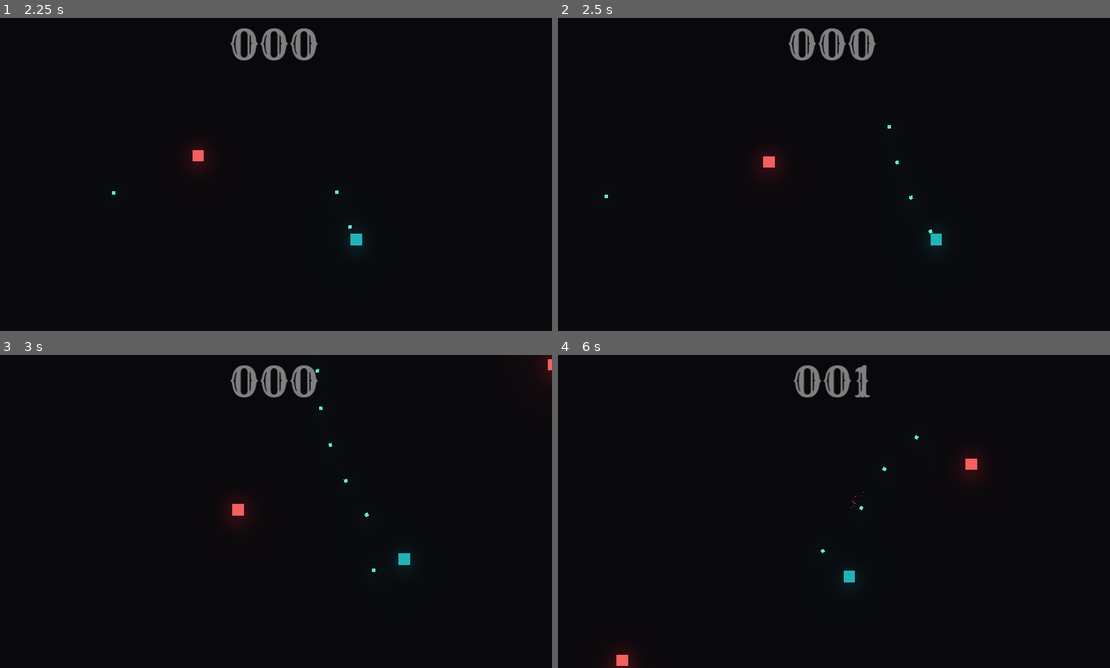
Above: before the commit, frames 1-4 (two rows, left to right).
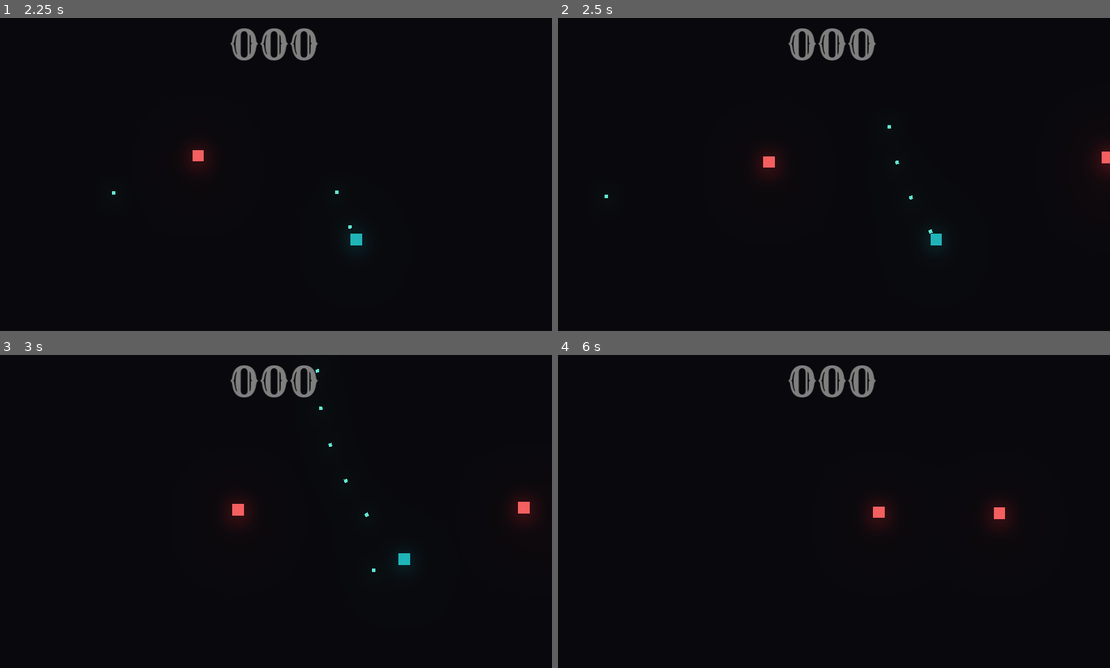
Above: after the commit, the same moments.

Repository: vecno-io/metafab-space-whales
Game: Godot game, scene res://MainScene.tscn
Same seed, same stepped clock (60 frames per second), same inputs: the game is played once before the commit and once after it.
Inputs (mouse positions are in pixels of both pictures, inside the frame that each line leads up to):
- Up to frame 1 (2.25 s): tap Enter at 0.5 s; move the mouse to (397, 158) at 0.52 s; press the mouse at (397, 158) at 0.53 s; hold D (move_right) 0.53-1.28 s; move the mouse to (160, 190) at 1.27 s; release the mouse at (160, 190) at 1.28 s; hold S (move_down) 1.28-2.03 s; click (160, 190) at 1.35 s; move the mouse to (331, 105) at 2.02 s; press the mouse at (331, 105) at 2.03 s; hold D (move_right) from 2.03 s (still down)
- Up to frame 2 (2.5 s): keep holding D (move_right)
- Up to frame 3 (3 s): move the mouse to (248, 574) at 2.77 s; release D (move_right) at 2.78 s; release the mouse at (248, 574) at 2.78 s; hold W (move_up) from 2.78 s (still down); click (248, 574) at 2.85 s
- Up to frame 4 (6 s): move the mouse to (999, 558) at 3.52 s; release W (move_up) at 3.53 s; press the mouse at (999, 558) at 3.53 s; hold A (move_left) 3.53-5.03 s; move the mouse to (662, 464) at 4.27 s; release the mouse at (662, 464) at 4.28 s; click (662, 464) at 4.35 s; move the mouse to (861, 511) at 5.02 s; press the mouse at (861, 511) at 5.03 s; hold S (move_down) 5.03-5.78 s; move the mouse to (751, 433) at 5.77 s; release the mouse at (751, 433) at 5.78 s; hold D (move_right) from 5.78 s (still down); click (751, 433) at 5.85 s

Frame 1 is identical in both runs. In frame 2, 0.2% of the frame differs, in the area x 97-100%, y 40-51%; in frame 3, 0.4%; in frame 4, 2.1%, in the area x 9-82%, y 3-100%.

Commit message:
init game-over state

Diff:
--- a/client/autoload/Global.gd
+++ b/client/autoload/Global.gd
@@ -1,9 +1,12 @@
 extends Node
 
+signal game_paused
+signal game_unpaused
 
 signal updated_points
 
 var points = 0 setget _no_set
+var paused = true setget _no_set
 
 var sector_node = null
 var local_player = null
@@ -11,6 +14,16 @@
 
 func _no_set(_value):
 	pass
+
+
+func pause_game():
+	paused = true
+	emit_signal("game_paused")
+
+
+func unpause_game():
+	paused = false
+	emit_signal("game_unpaused")
 
 
 func add_points(value):
--- a/client/prefabs/Enemy.gd
+++ b/client/prefabs/Enemy.gd
@@ -14,13 +14,14 @@
 var dust_particles = preload("res://prefabs/DustParticles.tscn")
 
 func _process(delta):
+	if Global.paused:
+		return
 	if hp <= 0:
 		queue_free()
 		Global.add_points(1)
 		if Global.sector_node != null:
 			var object = Global.instance_node(dust_particles, Global.sector_node, global_position)
 			object.rotation = velocity.angle()
-
 	if stuned:
 		velocity = lerp(velocity, Vector2(0,0), 0.3)
 	elif Global.local_player != null:
--- a/client/prefabs/Enemy.tscn
+++ b/client/prefabs/Enemy.tscn
@@ -12,9 +12,9 @@
 texture = ExtResource( 2 )
 script = ExtResource( 1 )
 
-[node name="Area2D" type="Area2D" parent="."]
+[node name="Hitbox" type="Area2D" parent="." groups=["enemy"]]
 
-[node name="Hitbox" type="CollisionShape2D" parent="Area2D"]
+[node name="CollisionShape2D" type="CollisionShape2D" parent="Hitbox"]
 visible = false
 position = Vector2( 1.90735e-07, -1.90735e-07 )
 scale = Vector2( 1, 1 )
@@ -24,5 +24,5 @@
 unique_name_in_owner = true
 wait_time = 0.125
 
-[connection signal="area_entered" from="Area2D" to="." method="_on_hitbox_area_entered"]
+[connection signal="area_entered" from="Hitbox" to="." method="_on_hitbox_area_entered"]
 [connection signal="timeout" from="StunTimer" to="." method="_on_stun_timeout"]
--- a/client/prefabs/Player.gd
+++ b/client/prefabs/Player.gd
@@ -12,6 +12,7 @@
 
 
 func _ready():
+	Global.unpause_game()
 	Global.local_player = self
 
 
@@ -20,6 +21,9 @@
 
 
 func _process(delta):
+	if Global.paused:
+		return
+
 	velocity.x = int(Input.is_action_pressed("move_right")) - int(Input.is_action_pressed("move_left"))
 	velocity.y = int(Input.is_action_pressed("move_down")) - int(Input.is_action_pressed("move_up"))
 	global_position += velocity.normalized() * speed * delta
@@ -32,3 +36,12 @@
 
 func _on_firerate_timeout():
 	fire_up = true
+
+
+func _on_hitbox_area_entered(area:Area2D):
+	if area.is_in_group("enemy"):
+		visible = false
+		Global.pause_game()
+		yield(get_tree().create_timer(1.6), "timeout")
+		#warning-ignore: return_value_discarded
+		get_tree().reload_current_scene()
--- a/client/prefabs/Player.tscn
+++ b/client/prefabs/Player.tscn
@@ -1,7 +1,10 @@
-[gd_scene load_steps=3 format=2]
+[gd_scene load_steps=4 format=2]
 
 [ext_resource path="res://prefabs/Player.gd" type="Script" id=1]
 [ext_resource path="res://assets/square.png" type="Texture" id=2]
+
+[sub_resource type="RectangleShape2D" id=1]
+extents = Vector2( 3.6, 3.6 )
 
 [node name="Player" type="Sprite"]
 modulate = Color( 0.101961, 0.545098, 0.560784, 1 )
@@ -9,9 +12,19 @@
 texture = ExtResource( 2 )
 script = ExtResource( 1 )
 
+[node name="Hitbox" type="Area2D" parent="." groups=["player"]]
+scale = Vector2( 1, 1 )
+
+[node name="CollisionShape2D" type="CollisionShape2D" parent="Hitbox"]
+visible = false
+position = Vector2( -1.19209e-07, -1.90735e-07 )
+scale = Vector2( 1, 1 )
+shape = SubResource( 1 )
+
 [node name="Firerate" type="Timer" parent="."]
 unique_name_in_owner = true
 wait_time = 0.125
 one_shot = true
 
+[connection signal="area_entered" from="Hitbox" to="." method="_on_hitbox_area_entered"]
 [connection signal="timeout" from="Firerate" to="." method="_on_firerate_timeout"]
--- a/client/prefabs/Sector.gd
+++ b/client/prefabs/Sector.gd
@@ -14,11 +14,16 @@
 
 
 func _on_spawn_timeout():
+	if Global.paused:
+		return
 	# Note: Depend on screen size
 	var x =	rand_range(0, 960)
-	if x < 480: x -= 480 + 64
-	else: x += 480 + 64
 	var y =	rand_range(0, 540)
-	if y < 270: y -= 270 + 64
-	else: y += 270 + 64
+	var z = rand_range(0, 999)
+	if (int(z) % 2) == 0:
+		if y < 270: y -= 270 + 64
+		else: y += 270 + 64
+	else:
+		if x < 480: x -= 480 + 64
+		else: x += 480 + 64
 	Global.instance_node(enemy_one, self, Vector2(x, y))
